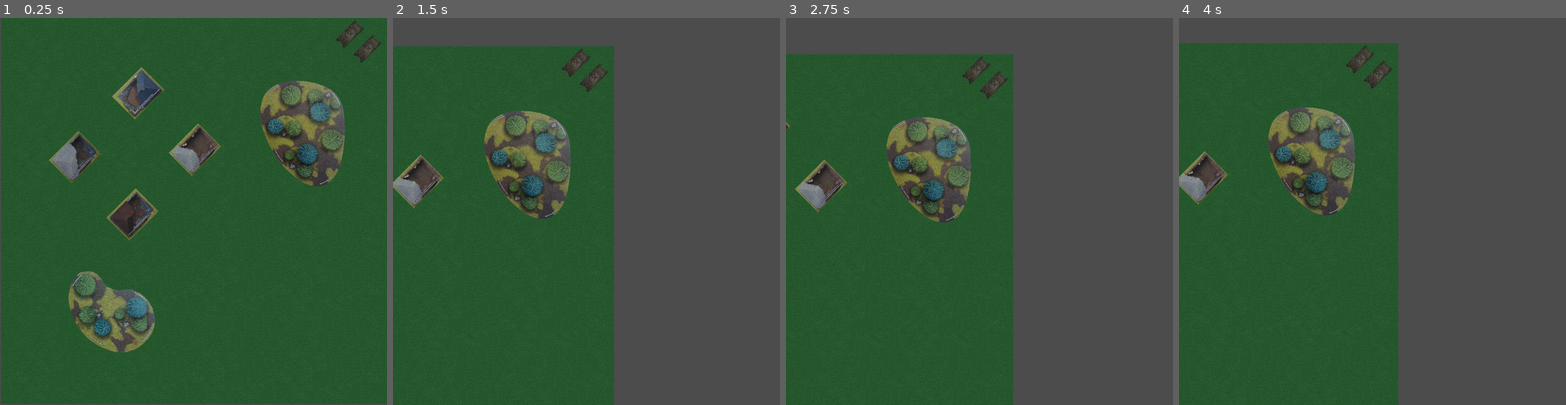
Above: before the commit, frames 1-4 (left to right).
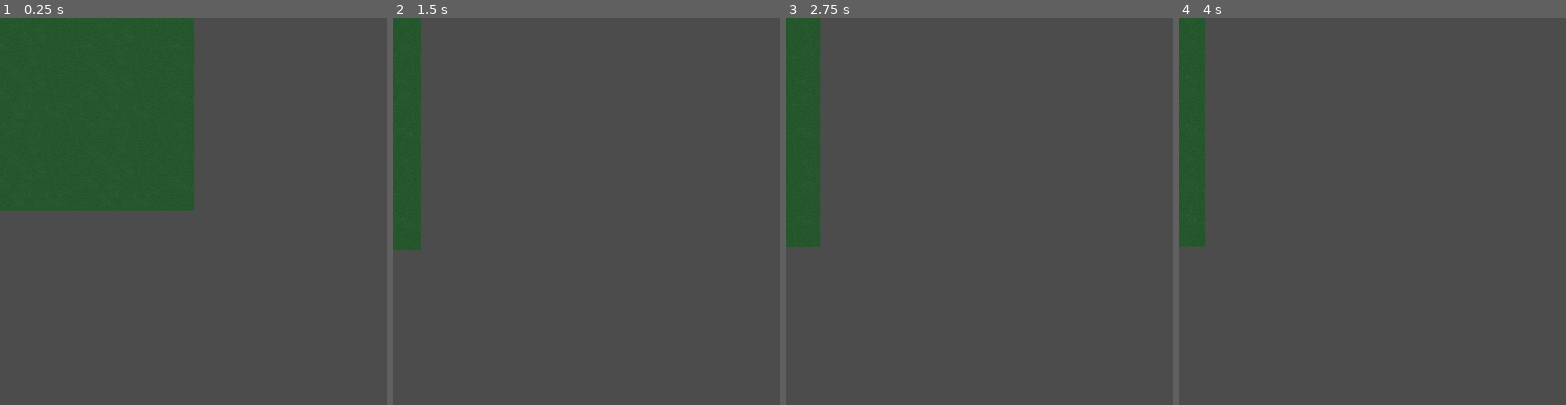
Above: after the commit, the same moments.

Repository: raulh39/Tanks2d
Game: Godot game, scene res://Scenes/Main.tscn
Same seed, same stepped clock (60 frames per second), same inputs: the game is played once before the commit and once after it.
Inputs (mouse positions are in pixels of both pictures, inside the frame that each line leads up to):
- Up to frame 1 (0.25 s): no input
- Up to frame 2 (1.5 s): tap Enter at 0.5 s; move the mouse to (671, 192) at 0.52 s; hold Middle mouse button (cam_drag) 0.53-1.28 s; tap Space at 1.25 s; move the mouse to (509, 230) at 1.27 s; tap Mouse wheel up (cam_zoom_in) at 1.35 s
- Up to frame 3 (2.75 s): tap Enter at 2 s; move the mouse to (1018, 126) at 2.02 s; tap Mouse wheel down (cam_zoom_out) at 2.1 s
- Up to frame 4 (4 s): tap Space at 2.75 s; move the mouse to (1353, 288) at 2.77 s; tap Middle mouse button (cam_drag) at 2.85 s; tap Enter at 3.5 s; move the mouse to (1488, 269) at 3.52 s; tap Mouse wheel up (cam_zoom_in) at 3.6 s

The runs differ from the first frame. In frame 1, 74% of the frame differs, in the area x 0-100%, y 0-100%; in frame 2, 48%; in frame 3, 48%; in frame 4, 48%.

Commit message:
Better mouse dragging

Diff:
--- a/Code/MainCamera.gd
+++ b/Code/MainCamera.gd
@@ -4,7 +4,7 @@
 const MIN_ZOOM_LEVEL: float = 4.18
 const ZOOM_INCREMENT: float = 0.05
 
-var _current_zoom_level: float = 4.18
+onready var _current_zoom_level: float = self.zoom.x
 var _drag: bool = false
 
 func _input(event: InputEvent) -> void:
--- a/Scenes/Main.tscn
+++ b/Scenes/Main.tscn
@@ -9,7 +9,7 @@
 [node name="Map" parent="." instance=ExtResource( 1 )]
 
 [node name="MainCamera" type="Camera2D" parent="."]
-position = Vector2( 1665.08, 1089.03 )
+offset = Vector2( 2250, 2250 )
 anchor_mode = 0
 current = true
 zoom = Vector2( 4.18, 4.18 )
